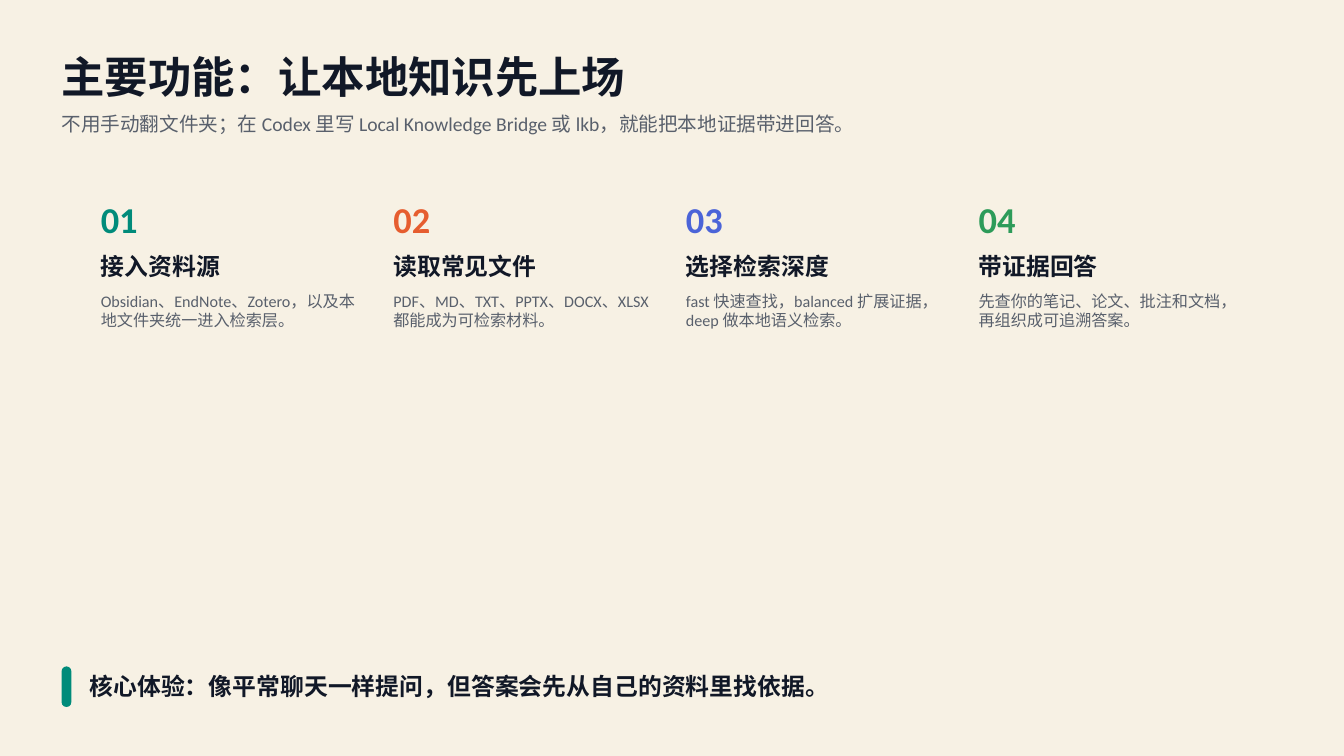
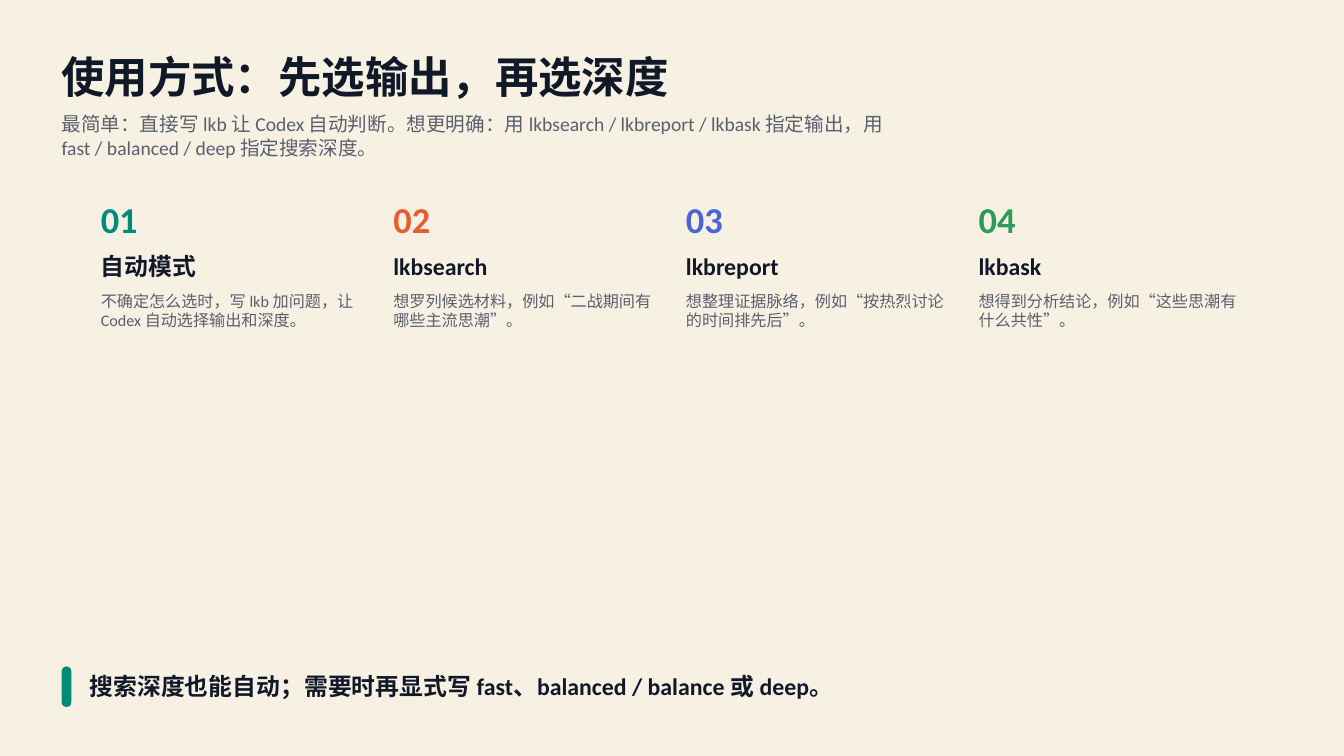
Before and after one commit to kiiichi/local-knowledge-bridge, a slide deck: slide 2 of presentation/lkb_intro/output/output.pptx. Drawn at 1344x756 pixels with LibreOffice and Linux fonts; fonts in the diff are those of the drawing. Boxes give left, top, right and bottom in pixels: in the first picture for what was removed or moved away, otherwise in the second. Text is boxed around its words. In the diff, an @@ line names an element or a change of style, - is before the commit and + after.

Commit message:
Clarify LKB modes and search depth
Improve user guidance for Local Knowledge Bridge by separating "search mode" (lkbsearch / lkbreport / lkbask / automatic) from "search depth" (fast / balanced / deep / auto). Update English and Chinese READMEs, SKILL.md, the presentation script and slides, and example prompts to show mode+depth combinations and add the `auto` shorthand for letting Codex choose. Also refresh associated presentation assets (PPTX and images) to match the new text and examples.

```diff
--- a/presentation/lkb_intro/output/output.pptx
+++ b/presentation/lkb_intro/output/output.pptx
@@ text at <box>62,55,669,99</box>: text changed @@
-主要功能：让本地知识先上场
+使用方式：先选输出，再选深度
@@ text at <box>62,114,883,158</box>: text changed @@
-不用手动翻文件夹；在 Codex 里写 Local Knowledge Bridge 或 lkb，就能把本地证据带进回答。
+最简单：直接写 lkb 让 Codex 自动判断。想更明确：用 lkbsearch / lkbreport / lkbask 指定输出，用 fast / balanced / deep 指定搜索深度。
@@ text at <box>101,254,196,277</box>: text changed @@
-接入资料源
+自动模式
@@ text at <box>393,258,487,275</box>: text changed @@
-读取常见文件
+lkbsearch
@@ text at <box>686,258,779,279</box>: text changed @@
-选择检索深度
+lkbreport
@@ text at <box>979,258,1042,275</box>: text changed @@
-带证据回答
+lkbask
@@ text at <box>101,293,354,328</box>: text changed @@
-Obsidian、EndNote、Zotero，以及本地文件夹统一进入检索层。
+不确定怎么选时，写 lkb 加问题，让 Codex 自动选择输出和深度。
@@ text at <box>393,293,651,327</box>: text changed @@
-PDF、MD、TXT、PPTX、DOCX、XLSX 都能成为可检索材料。
+想罗列候选材料，例如“二战期间有哪些主流思潮”。
@@ text at <box>686,293,944,328</box>: text changed @@
-fast 快速查找，balanced 扩展证据，deep 做本地语义检索。
+想整理证据脉络，例如“按热烈讨论的时间排先后”。
@@ text at <box>979,293,1237,327</box>: text changed @@
-先查你的笔记、论文、批注和文档，再组织成可追溯答案。
+想得到分析结论，例如“这些思潮有什么共性”。
@@ text at <box>90,674,833,699</box>: text changed @@
-核心体验：像平常聊天一样提问，但答案会先从自己的资料里找依据。
+搜索深度也能自动；需要时再显式写 fast、balanced / balance 或 deep。
```
Also in this commit, not shown: 1 other slide changed, 10 other files.
